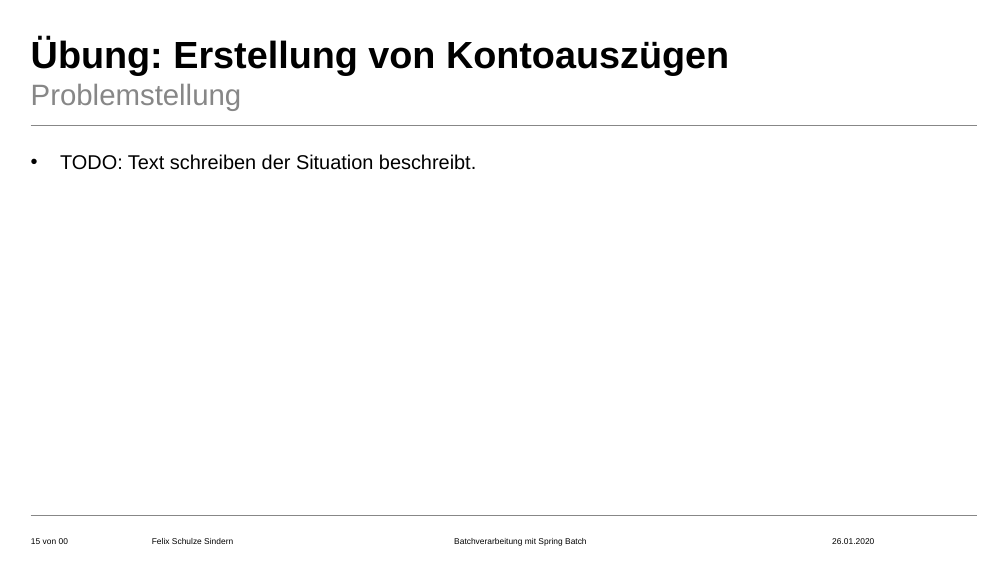
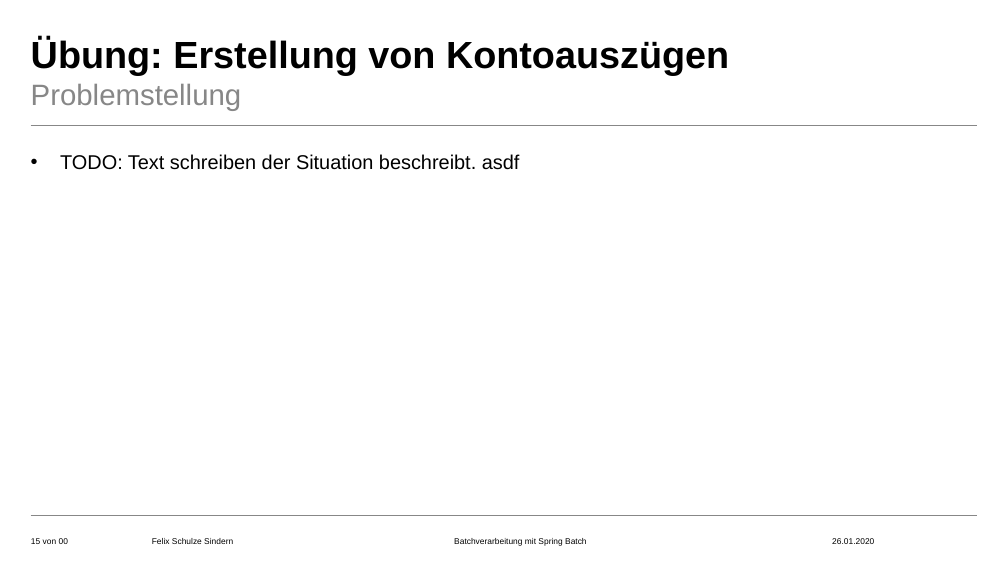
Before and after one commit to FelixSchuSi/spring_batch, a slide deck: slide 15 of spring_batch.pptx. Drawn at 1008x567 pixels with LibreOffice and Linux fonts; fonts in the diff are those of the drawing; background and template pictures are left out. Boxes give left, top, right and bottom in pixels: in the first picture for what was removed or moved away, otherwise in the second. Text is boxed around its words. In the diff, an @@ line names an element or a change of style, - is before the commit and + after.

```diff
--- a/spring_batch.pptx
+++ b/spring_batch.pptx
@@ text at bbox=[60, 154, 520, 170]: text changed @@
-• TODO: Text schreiben der Situation beschreibt.
+• TODO: Text schreiben der Situation beschreibt. asdf
```
Also in this commit, not shown: 2 other slides changed, 1 slide added, 1 slide removed.
